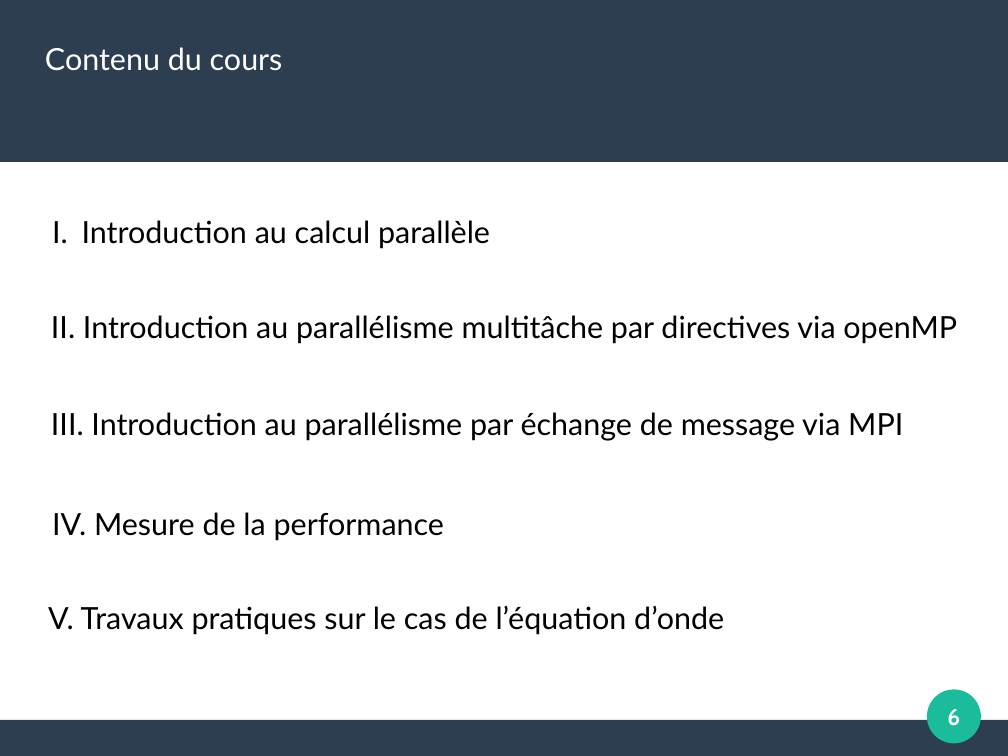
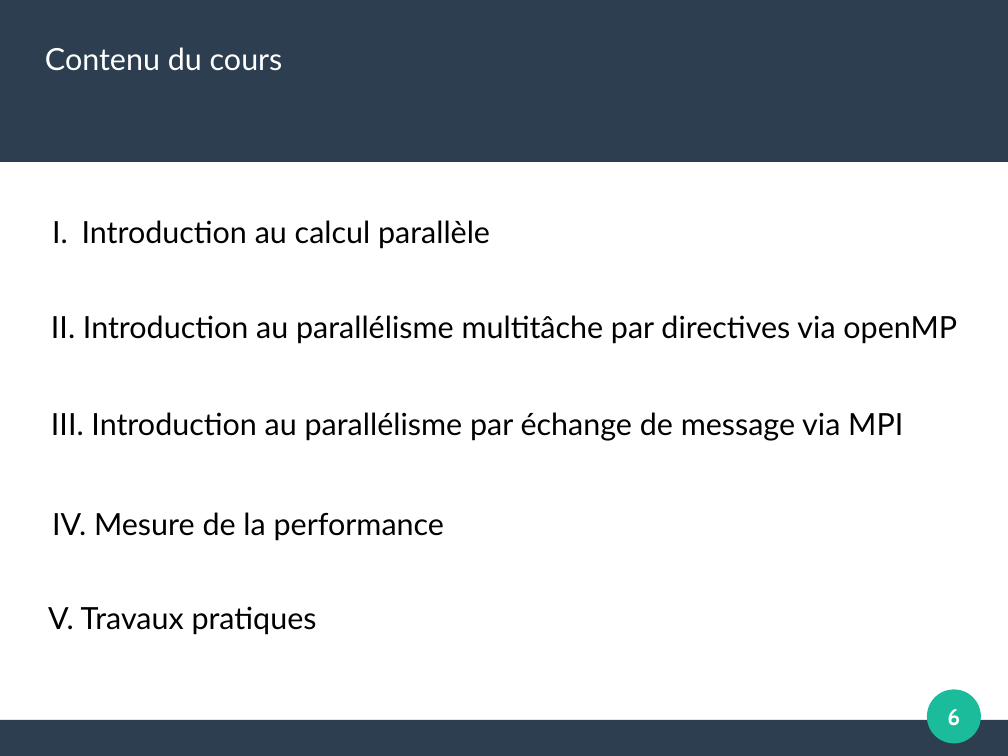
Before and after one commit to Maison-de-la-Simulation/HPC-DFE-Paris-Saclay, a slide deck: slide 6 of support/Introduction_HPC.odp. Drawn at 1008x756 pixels with LibreOffice and Linux fonts; fonts in the diff are those of the drawing. Boxes give left, top, right and bottom in pixels: in the first picture for what was removed or moved away, otherwise in the second. Text is boxed around its words. In the diff, an @@ line names an element or a change of style, - is before the commit and + after.

```diff
--- a/support/Introduction_HPC.odp
+++ b/support/Introduction_HPC.odp
@@ text at [81,606,317,635]: text changed @@
-V. Travaux pratiques sur le cas de l’équation d’onde
+V. Travaux pratiques
```
Also in this commit, not shown: 35 other slides changed, 4 slides added, 1 other file.
